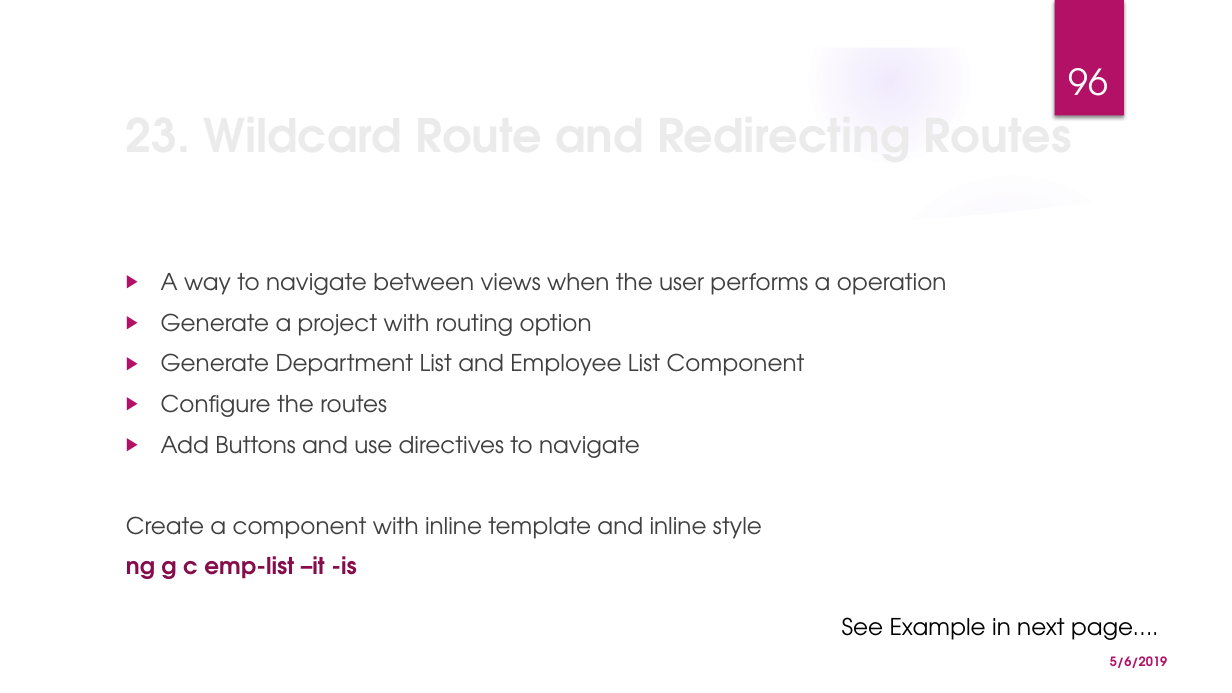
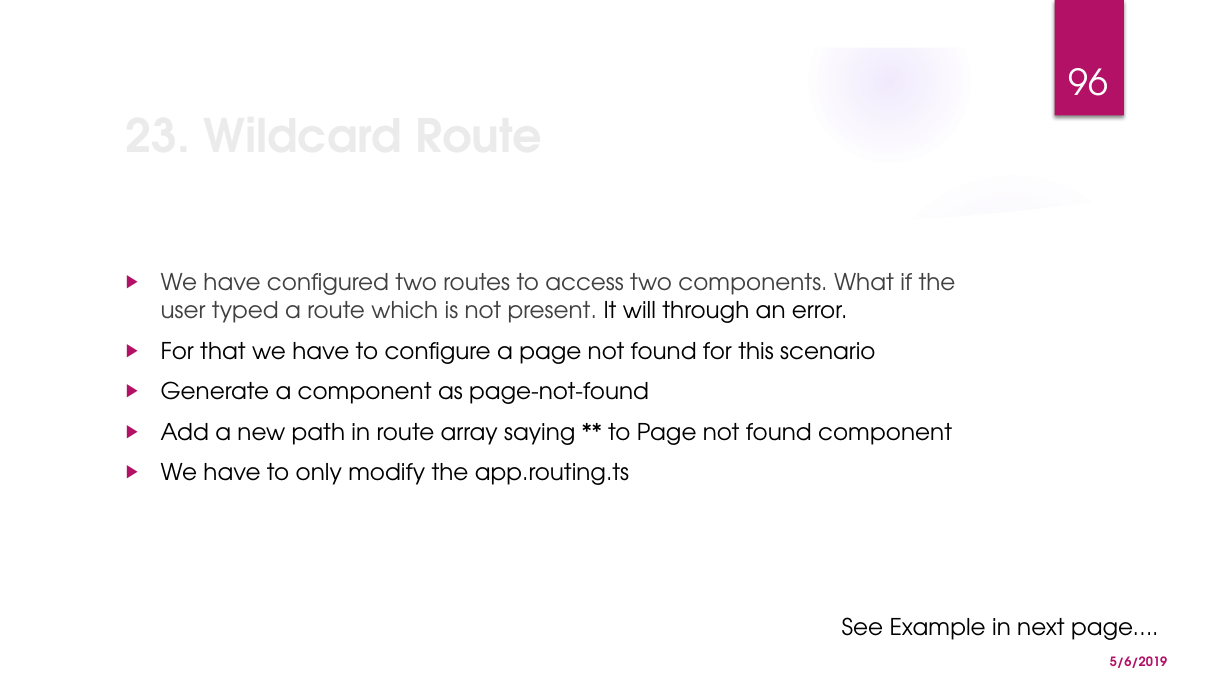
Before and after one commit to monicka2479/AngularSession, a slide deck: slide 96 of Angular Presentation.pptx. Drawn at 1232x693 pixels with LibreOffice and Linux fonts; fonts in the diff are those of the drawing; background and template pictures are left out. Boxes give left, top, right and bottom in pixels: in the first picture for what was removed or moved away, otherwise in the second. Text is boxed around its words. In the diff, an @@ line names an element or a change of style, - is before the commit and + after.

Commit message:
Added Wildcart and redirect routing

```diff
--- a/Angular Presentation.pptx
+++ b/Angular Presentation.pptx
@@ title at bbox=[924, 101, 1071, 119]: text changed @@
-23. Wildcard Route and Redirecting Routes
+23. Wildcard Route
@@ text at bbox=[161, 273, 956, 485]: text changed; text colour #404040 to #000000 @@
-▶ A way to navigate between views when the user performs a operation
-▶ Generate a project with routing option
-▶ Generate Department List and Employee List Component
-▶ Configure the routes
-▶ Add Buttons and use directives to navigate
-Create a component with inline template and inline style
-ng g c emp-list –it -is
+▶ We have configured two routes to access two components. What if the user typed a route which is not present. It will through an error.
+▶ For that we have to configure a page not found for this scenario
+▶ Generate a component as page-not-found
+▶ Add a new path in route array saying ** to Page not found component
+▶ We have to only modify the app.routing.ts
```
Also in this commit, not shown: 1 other slide changed, 3 slides added, 4 other files.
